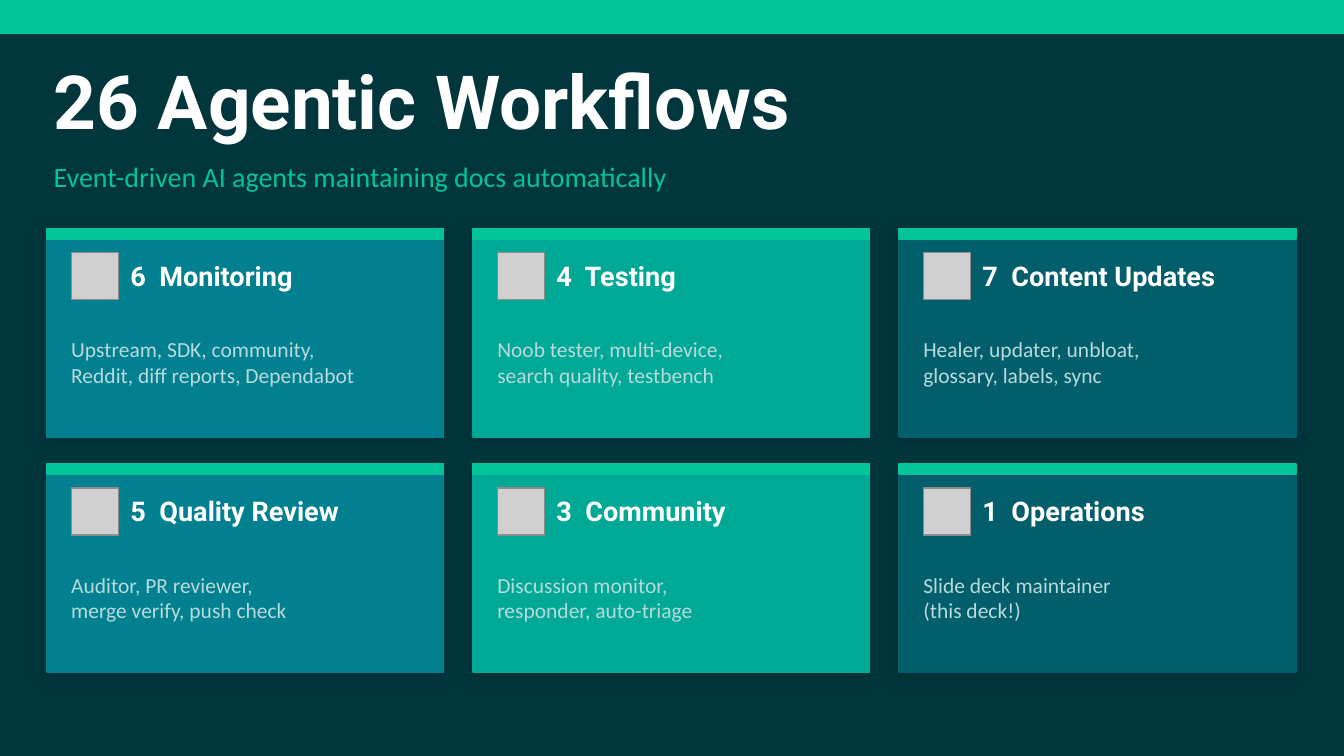
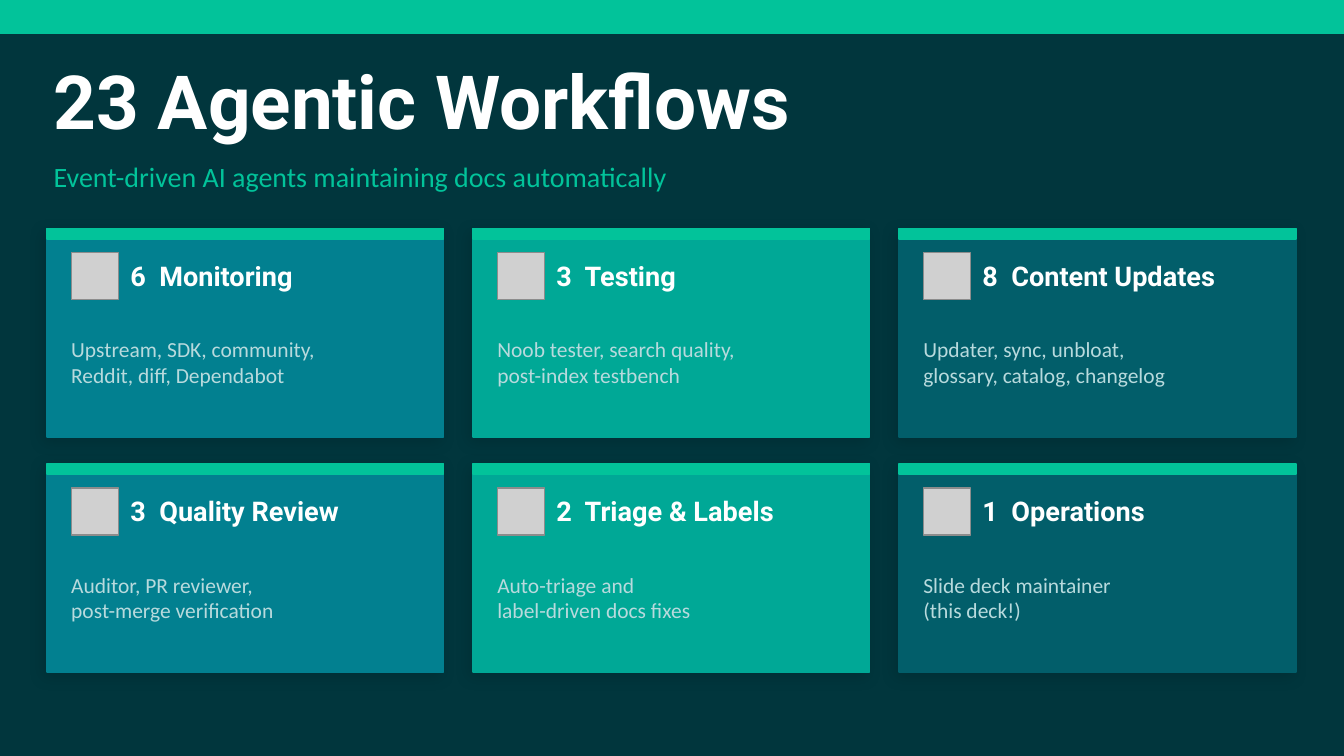
Before and after one commit to nicholasdbrady/foundry-docs, a slide deck: slide 5 of slides/foundry-docs-overview.pptx. Drawn at 1344x756 pixels with LibreOffice and Linux fonts; fonts in the diff are those of the drawing; grey boxes stand for pictures. Boxes give left, top, right and bottom in pixels: in the first picture for what was removed or moved away, otherwise in the second. Text is boxed around its words. In the diff, an @@ line names an element or a change of style, - is before the commit and + after.

```diff
--- a/slides/foundry-docs-overview.pptx
+++ b/slides/foundry-docs-overview.pptx
@@ text at (x1=54, y1=72, x2=789, y2=145): text changed @@
-26 Agentic Workflows
+23 Agentic Workflows
@@ text at (x1=556, y1=266, x2=676, y2=292): text changed @@
-4 Testing
+3 Testing
@@ text at (x1=982, y1=265, x2=1215, y2=292): text changed @@
-7 Content Updates
+8 Content Updates
@@ text at (x1=497, y1=342, x2=734, y2=387): text changed @@
-Noob tester, multi-device,
-search quality, testbench
+Noob tester, search quality,
+post-index testbench
@@ text at (x1=923, y1=342, x2=1165, y2=387): text changed @@
-Healer, updater, unbloat,
-glossary, labels, sync
+Updater, sync, unbloat,
+glossary, catalog, changelog
@@ text at (x1=71, y1=368, x2=285, y2=387): text changed @@
-Reddit, diff reports, Dependabot
+Reddit, diff, Dependabot
@@ text at (x1=130, y1=500, x2=339, y2=527): text changed @@
-5 Quality Review
+3 Quality Review
@@ text at (x1=556, y1=500, x2=773, y2=527): text changed @@
-3 Community
+2 Triage & Labels
@@ text at (x1=497, y1=578, x2=690, y2=618): text changed @@
-Discussion monitor,
-responder, auto-triage
+Auto-triage and
+label-driven docs fixes
@@ text at (x1=71, y1=603, x2=274, y2=622): text changed @@
-merge verify, push check
+post-merge verification
```
Also in this commit, not shown: 10 other slides changed, 4 slides added, 1 slide removed, 1 other file.
